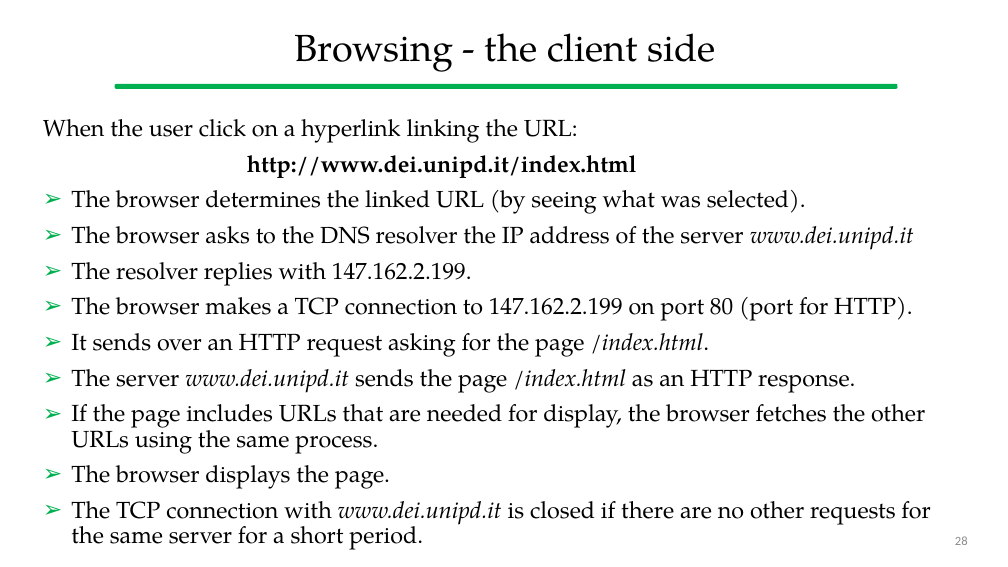
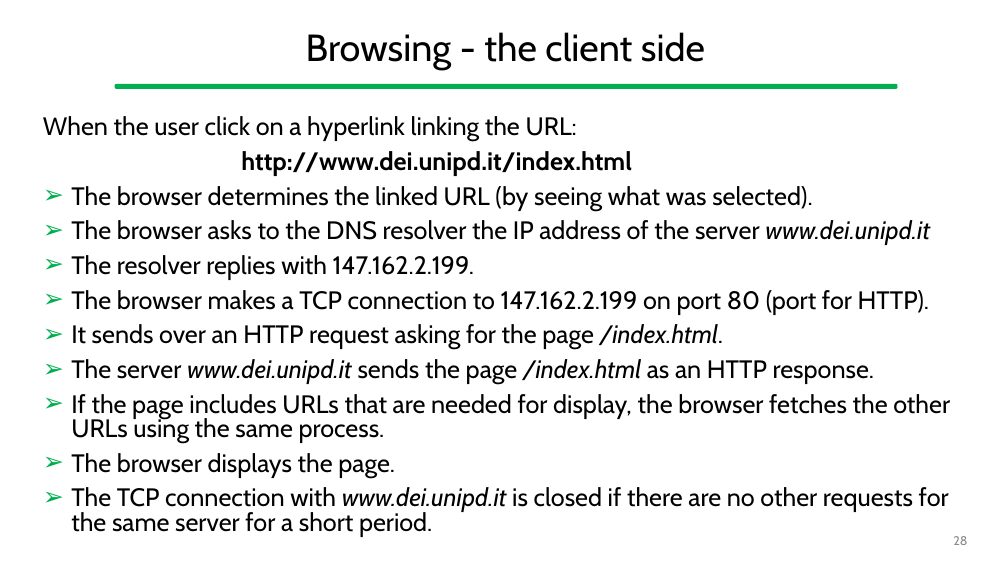
Before and after one commit to gcappon/bwthw, a slide deck: slide 28 of theory_04-fundamentals_of_computer_networks/theory_04-fundamentals_of_computer_networks.pptx. Drawn at 1008x567 pixels with LibreOffice and Linux fonts; fonts in the diff are those of the drawing. Boxes give left, top, right and bottom in pixels: in the first picture for what was removed or moved away, otherwise in the second. Text is boxed around its words. In the diff, an @@ line names an element or a change of style, - is before the commit and + after.

```diff
--- a/theory_04-fundamentals_of_computer_networks/theory_04-fundamentals_of_computer_networks.pptx
+++ b/theory_04-fundamentals_of_computer_networks/theory_04-fundamentals_of_computer_networks.pptx
@@ title "Browsing - the client side" at bbox=[306, 32, 705, 70]: font TeX Gyre Pagella to Cabin @@
@@ text "When the user click on ..." at bbox=[43, 116, 950, 537]: size 22.2 to 24 pt, font TeX Gyre Pagella to Cabin; line spacing 0.9 to 0.8 @@
@@ page number at bbox=[953, 536, 967, 545]: font Calibri to Cabin @@
```
Also in this commit, not shown: 29 other slides changed, 1 other file.
